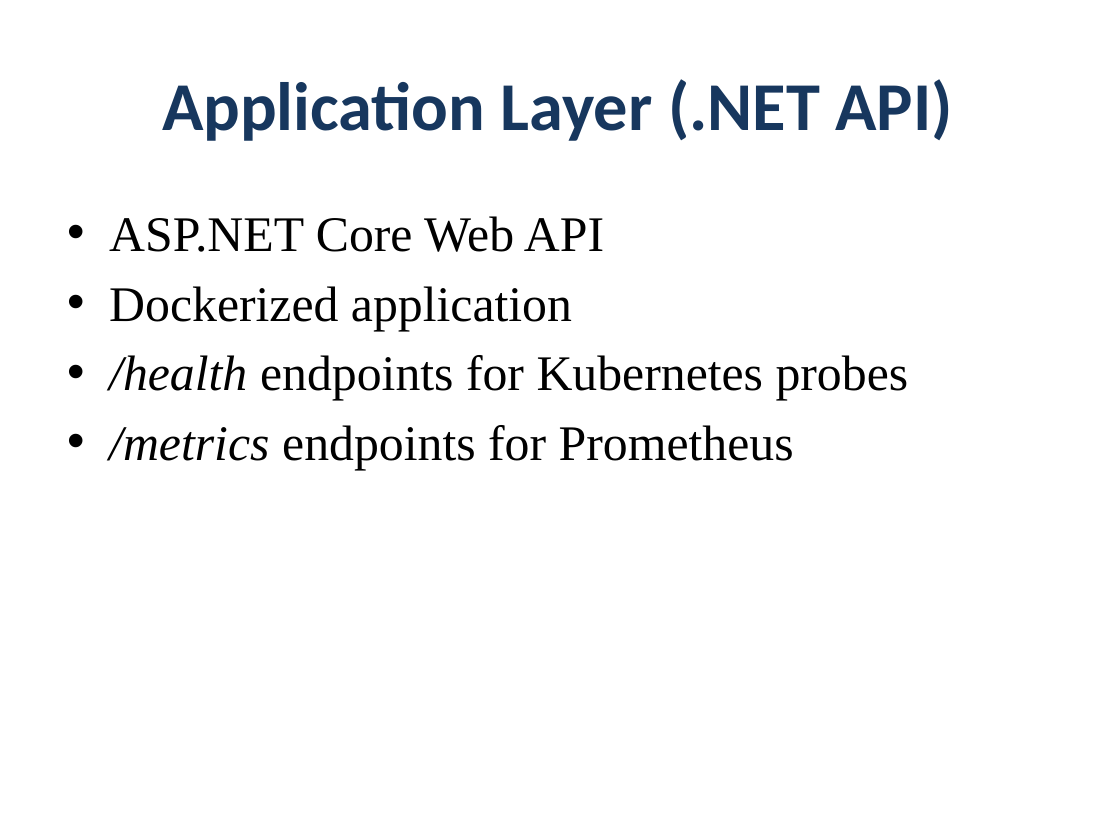
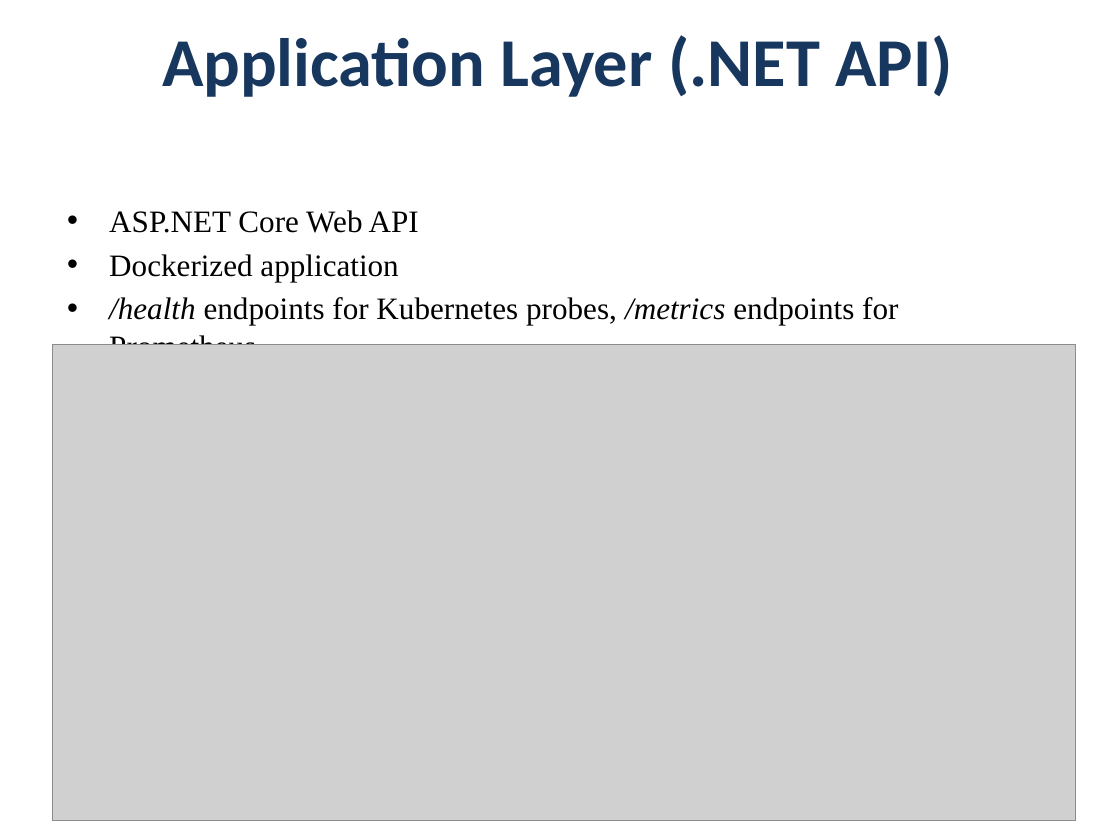
Before and after one commit to ajibade-lab/WalureProject, a slide deck: slide 5 of docs/Ajibade_DevOps_Project.pptx. Drawn at 1120x840 pixels with LibreOffice and Linux fonts; fonts in the diff are those of the drawing; grey boxes stand for pictures. Boxes give left, top, right and bottom in pixels: in the first picture for what was removed or moved away, otherwise in the second. Text is boxed around its words. In the diff, an @@ line names an element or a change of style, - is before the commit and + after.

```diff
--- a/docs/Ajibade_DevOps_Project.pptx
+++ b/docs/Ajibade_DevOps_Project.pptx
@@ title "Application Layer (.NET API)": place and size @@
-title "Application Layer (.NET API)" at box(162, 79, 952, 141)
+title "Application Layer (.NET API)" at box(162, 35, 952, 97)
@@ text at box(109, 210, 419, 282): size 32 to 20 pt in "ASP.NET Core Web API", "Dockerized application"; less space between paragraphs @@
@@ text at box(109, 297, 898, 345): text changed; size 32 to 20 pt @@
-• /health endpoints for Kubernetes probes
-• /metrics endpoints for Prometheus
+• /health endpoints for Kubernetes probes, /metrics endpoints for Prometheus
@@ picture added at box(53, 344, 1076, 821) @@
```
Also in this commit, not shown: 7 other slides changed, 5 slides added, 2 slides removed.
